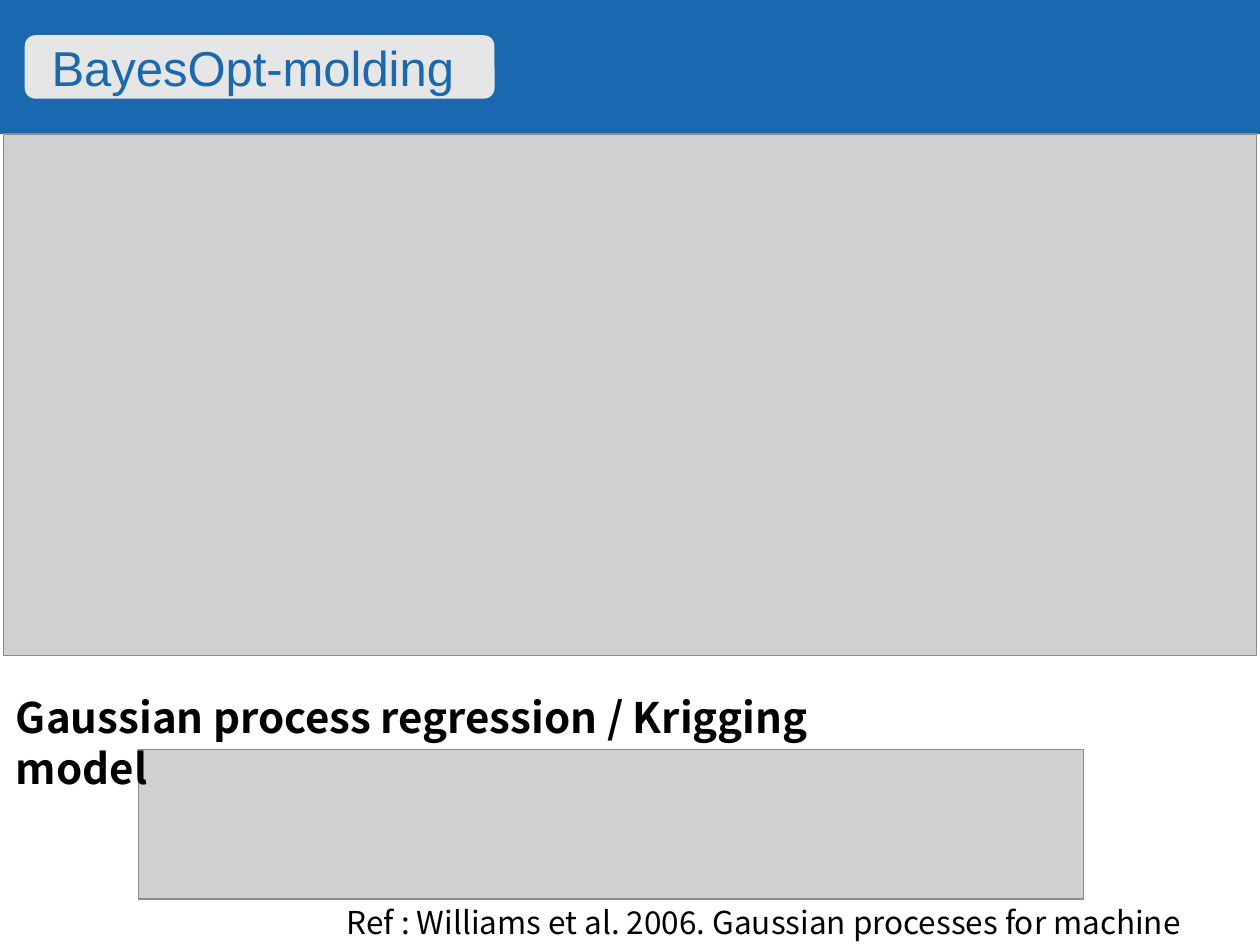
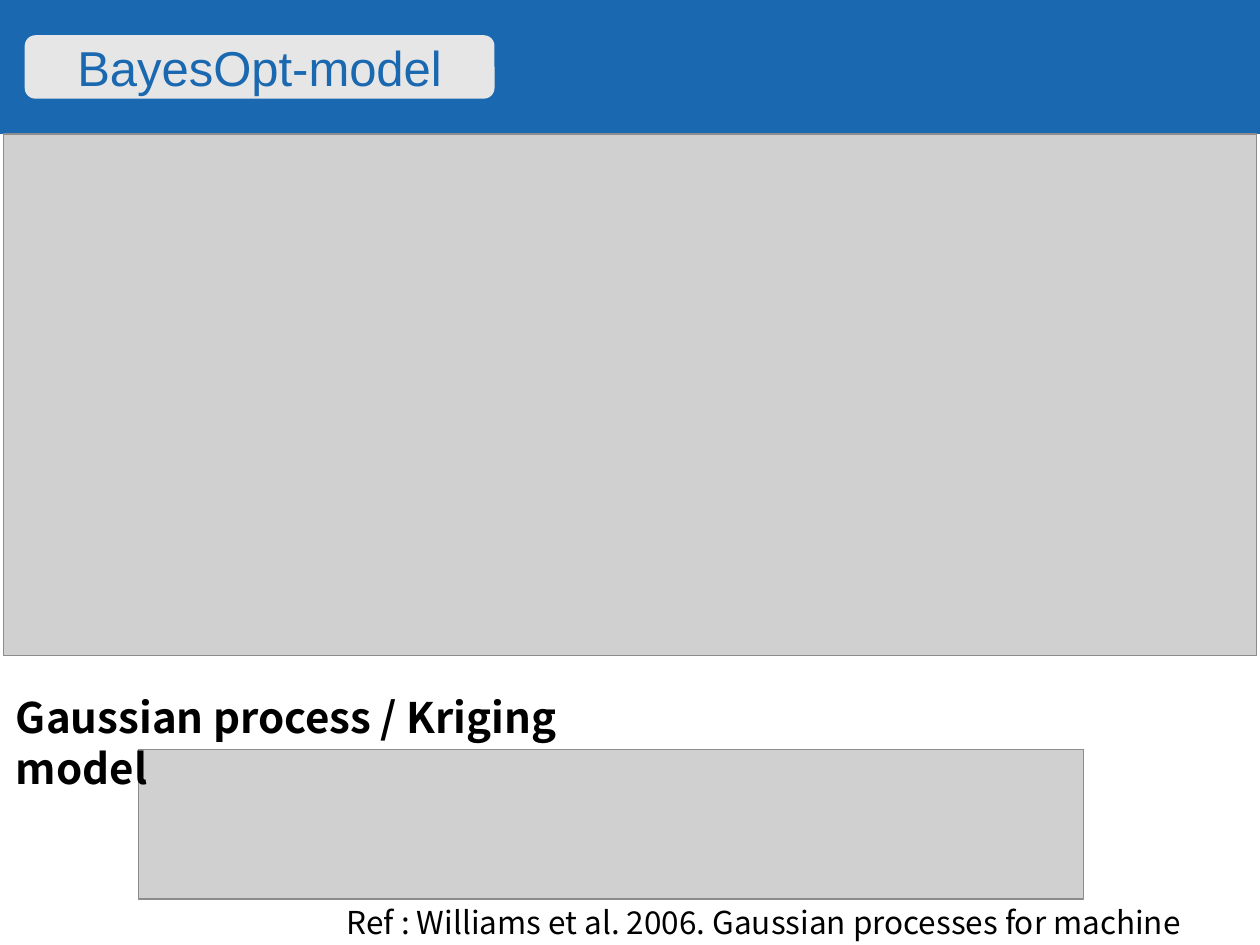
Before and after one commit to Bin-Cao/Bgolearn, a slide deck: slide 4 of Intro/BGOlearn.pptx. Drawn at 1260x945 pixels with LibreOffice and Linux fonts; fonts in the diff are those of the drawing; grey boxes stand for pictures; background and template pictures are left out. Boxes give left, top, right and bottom in pixels: in the first picture for what was removed or moved away, otherwise in the second. Text is boxed around its words. In the diff, an @@ line names an element or a change of style, - is before the commit and + after.

```diff
--- a/Intro/BGOlearn.pptx
+++ b/Intro/BGOlearn.pptx
@@ text in rounded rectangle at (77,50,441,96): text changed @@
-BayesOpt-molding
+BayesOpt-model
@@ text at (16,699,557,794): text changed @@
-Gaussian process regression / Krigging model
+Gaussian process / Kriging model
```
Also in this commit, not shown: 3 other slides changed, 1 other file.
